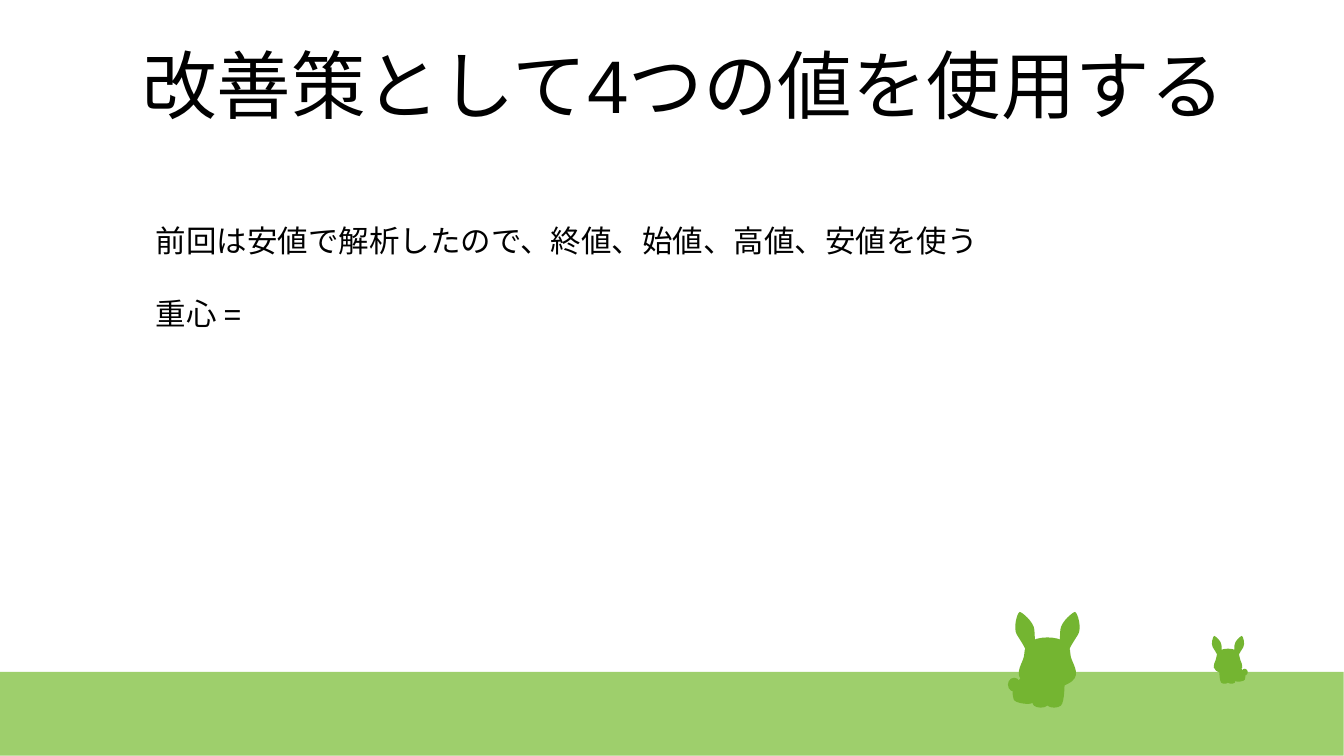
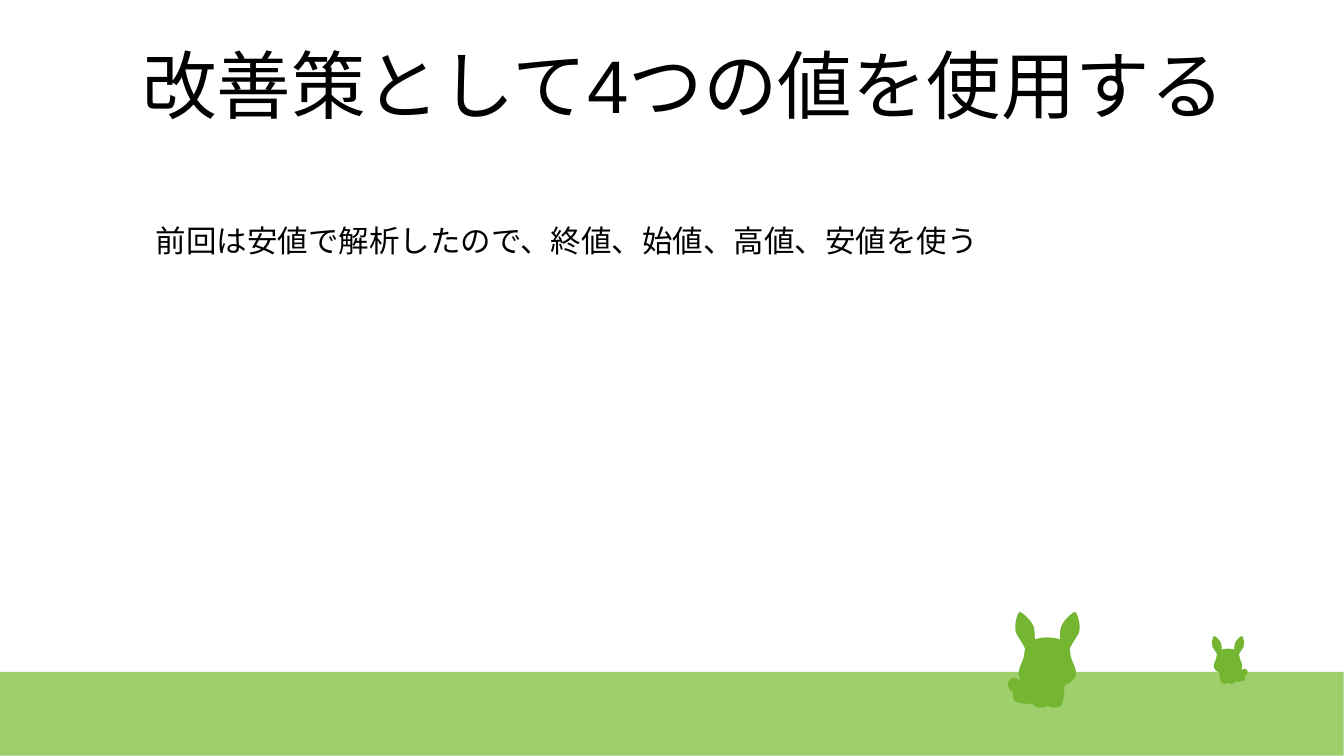
Before and after one commit to kawagashira/deepcraft, a slide deck: slide 14 of time_series/time_series.pptx (slide 13 before the commit). Drawn at 1344x756 pixels with LibreOffice and Linux fonts; fonts in the diff are those of the drawing. Boxes give left, top, right and bottom in pixels: in the first picture for what was removed or moved away, otherwise in the second. Text is boxed around its words. In the diff, an @@ line names an element or a change of style, - is before the commit and + after.

```diff
--- a/time_series/time_series.pptx
+++ b/time_series/time_series.pptx
@@ text at [156, 299, 217, 327]: paragraph removed @@
-重心 =
```
Also in this commit, not shown: 1 other slide changed, 3 slides added, 1 slide removed, 3 other files.
